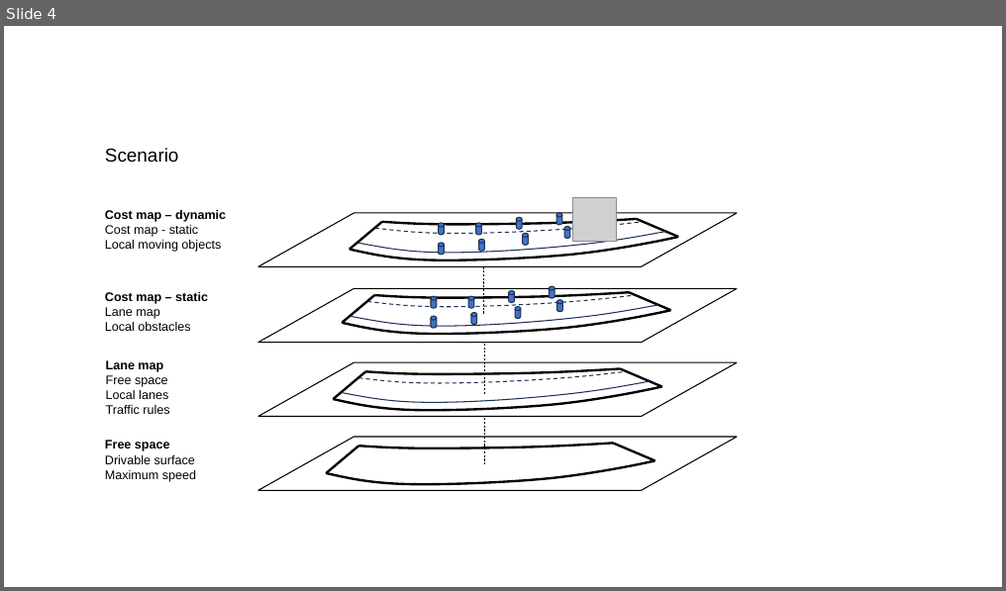
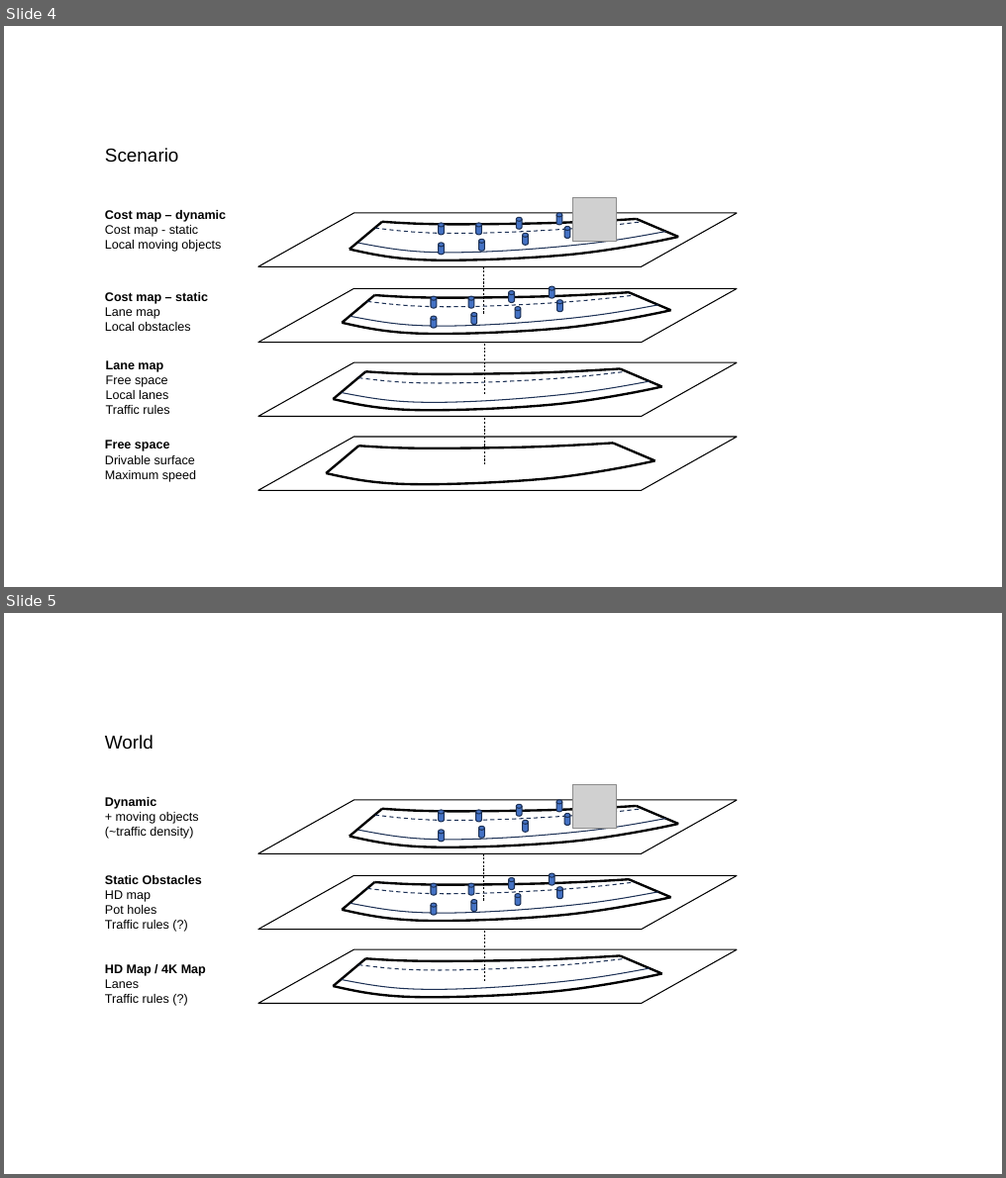
Before and after one commit to jkk-research/CooperativeResearchPlatform, a slide deck: doc/CRP_arch.pptx. Shown one above the other, each under a label of ours: slide 4 before the commit, slides 4 and 5 after it. The pictures are 1006x591 and 1006x1178 pixels, drawn with LibreOffice and Linux fonts; fonts in the diff are those of the drawing; grey boxes stand for pictures. Boxes give left, top, right and bottom in pixels: in the first picture for what was removed or moved away, otherwise in the second. Text is boxed around its words. In the diff, an @@ line names an element or a change of style, - is before the commit and + after.

Commit message:
adding the world first guess

```diff
--- a/doc/CRP_arch.pptx
+++ b/doc/CRP_arch.pptx
@@ slide 5 added at [4,613,1002,1174], background #FFFFFF @@
@@ text added at [105,735,153,750], 18 pt, text #000000 @@
+World
@@ picture added at [572,785,616,829] @@
@@ text added at [105,797,199,839], 12 pt, text #000000 @@
+Dynamic
++ moving objects
+(~traffic density)
@@ flow chart input output added at [258,800,738,854], fill #FFFFFF, outline #000000 1 pt @@
@@ line added from (484, 900) to (484, 820), #000000 0.5 pt dashed @@
@@ group added at [350,800,678,848]: 8 cylinders, 4 freeform shapes, 2 lines @@
@@ text added at [105,875,202,929], 12 pt, text #000000 @@
+Static Obstacles
+HD map
+Pot holes
+Traffic rules (?)
@@ flow chart input output added at [258,875,738,930], fill #FFFFFF, outline #000000 1 pt @@
@@ group added at [342,873,671,922]: 8 cylinders, 4 freeform shapes, 2 lines @@
@@ line added from (484, 981) to (484, 900), #000000 0.5 pt dashed @@
@@ text added at [105,964,206,1003], 12 pt, text #000000 @@
+HD Map / 4K Map
+Lanes
+Traffic rules (?)
@@ flow chart input output added at [258,950,738,1004], fill #FFFFFF, outline #000000 1 pt @@
@@ freeform shape added at [342,968,649,989], outline #1E3256 1 pt @@
@@ freeform shape added at [358,959,626,970], outline #1E3256 1 pt dashed @@
@@ group added at [334,956,662,998]: 2 freeform shapes, 2 lines @@
```
